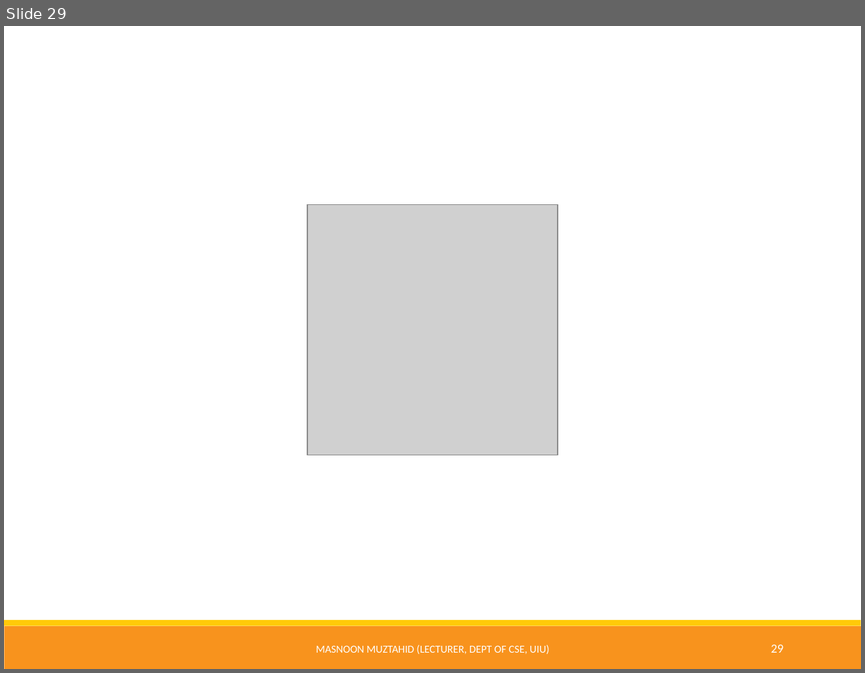
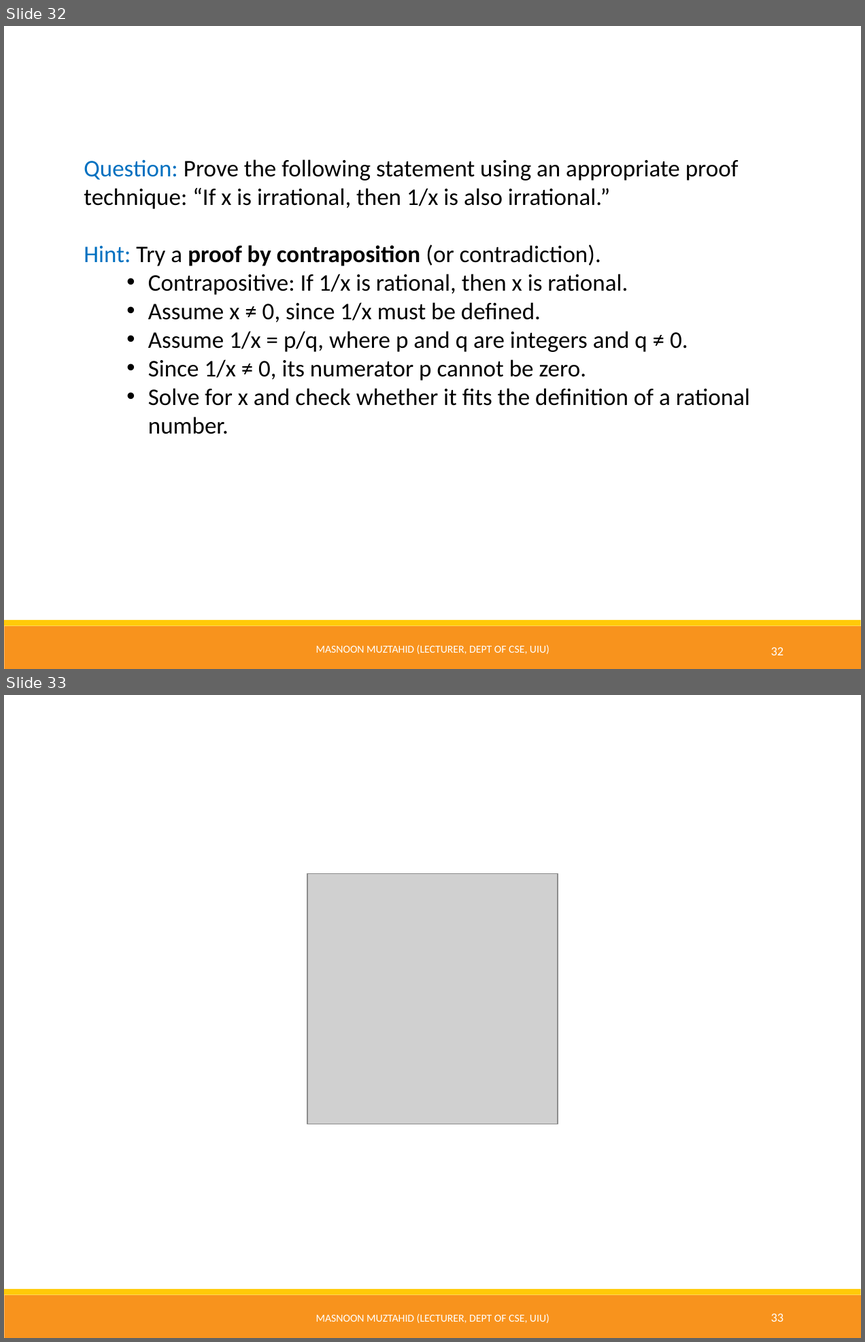
Before and after one commit to Muztahid202/UIU-Discrete_Math_Resources, a slide deck: Proof Technique.pptx. Shown one above the other, each under a label of ours: slide 29 before the commit, slides 32 and 33 after it. The pictures are 865x673 and 865x1342 pixels, drawn with LibreOffice and Linux fonts; fonts in the diff are those of the drawing; grey boxes stand for pictures. Boxes give left, top, right and bottom in pixels: in the first picture for what was removed or moved away, otherwise in the second. Text is boxed around its words. In the diff, an @@ line names an element or a change of style, - is before the commit and + after.

Commit message:
proof technique updated and sets added

```diff
--- a/Proof Technique.pptx
+++ b/Proof Technique.pptx
@@ slide 32 added at box(4, 26, 861, 669), background #FFFFFF; not listed: 2 template elements that a slide beside it also shows @@
@@ text added at box(84, 159, 750, 434), 20 pt, text #000000 @@
+Question: Prove the following statement using an appropriate proof technique: “If x is irrational, then 1/x is also irrational.”
+Hint: Try a proof by contraposition (or contradiction).
+• Contrapositive: If 1/x is rational, then x is rational.
+• Assume x ≠ 0, since 1/x must be defined.
+• Assume 1/x = p/q, where p and q are integers and q ≠ 0.
+• Since 1/x ≠ 0, its numerator p cannot be zero.
+• Solve for x and check whether it fits the definition of a rational number.
@@ text added at box(316, 644, 549, 654), 9 pt, text #FFFFFF @@
+MASNOON MUZTAHID (LECTURER, DEPT OF CSE, UIU)
@@ page number added at box(771, 647, 784, 655), 10.5 pt, text #FFFFFF @@
+32
@@ what was slide 29 is now slide 33 @@
@@ page number at box(771, 1313, 784, 1321): text changed @@
-29
+33
```
Also in this commit, not shown: 3 other slides added, 1 other file.
